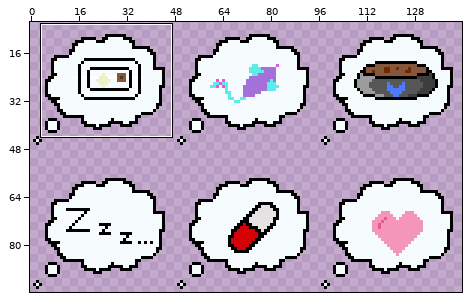
Sprite sheet: assets/KittenStates.png. The first picture is a wide view before the edit; the outline marks the close-up.
Close-up. Old version:
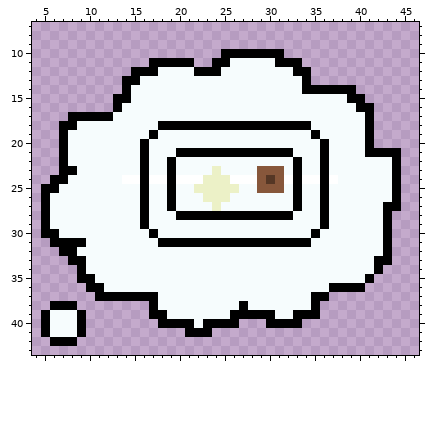
The file is 144x96 pixels. Shown: x 4..46, y 7..43. The wide view leaves out empty margins.
Once edited:
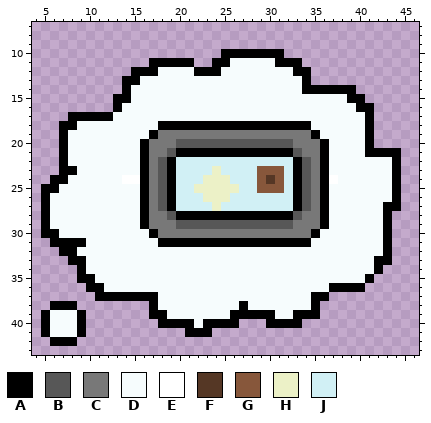
Palette (. is transparent): A #000000  B #575757  C #787878  D #f6fcfd  E #ffffff  F #553725  G #87573b  H #ecf1c7  J #d1f0f5
The author wrote: I can haz litterz ?
Change:
{"y":19,"x":18,"old":"DDDDDDDDDDDDDDDDD","new":"CCCCCCCCCCCCCCCCC"}
{"y":20,"x":17,"old":"DDDDDDDDDDDDDDDDDDD","new":"CCCBBBBBBBBBBBBBCCC"}
{"y":21,"x":17,"old":"DDD","new":"CCB"}
{"y":21,"x":33,"old":"DDD","new":"BCC"}
{"y":22,"x":17,"old":"DD","new":"CB"}
{"y":22,"x":20,"old":"DDDDDDDDDDDDD","new":"JJJJJJJJJJJJJ"}
{"y":22,"x":34,"old":"DD","new":"BC"}
{"y":23,"x":17,"old":"DD","new":"CB"}
{"y":23,"x":20,"old":"DDDD","new":"JJJJ"}
{"y":23,"x":25,"old":"DDDD","new":"JJJJ"}
{"y":23,"x":32,"old":"D","new":"J"}
{"y":23,"x":34,"old":"DD","new":"BC"}
{"y":24,"x":17,"old":"EE","new":"CB"}
{"y":24,"x":20,"old":"EEE","new":"JJJ"}
{"y":24,"x":26,"old":"EEE","new":"JJJ"}
{"y":24,"x":32,"old":"E","new":"J"}
{"y":24,"x":34,"old":"EE","new":"BC"}
{"y":25,"x":17,"old":"DD","new":"CB"}
{"y":25,"x":20,"old":"DD","new":"JJ"}
{"y":25,"x":27,"old":"DD","new":"JJ"}
{"y":25,"x":32,"old":"D","new":"J"}
{"y":25,"x":34,"old":"DD","new":"BC"}
{"y":26,"x":17,"old":"DD","new":"CB"}
{"y":26,"x":20,"old":"DDD","new":"JJJ"}
{"y":26,"x":26,"old":"DDDDDDD","new":"JJJJJJJ"}
{"y":26,"x":34,"old":"DD","new":"BC"}
{"y":27,"x":17,"old":"DD","new":"CB"}
{"y":27,"x":20,"old":"DDDD","new":"JJJJ"}
{"y":27,"x":25,"old":"DDDDDDDD","new":"JJJJJJJJ"}
{"y":27,"x":34,"old":"DD","new":"BC"}
{"y":28,"x":17,"old":"DDD","new":"CCB"}
{"y":28,"x":33,"old":"DDD","new":"BCC"}
{"y":29,"x":17,"old":"DDDDDDDDDDDDDDDDDDD","new":"CCCBBBBBBBBBBBBBCCC"}
{"y":30,"x":18,"old":"DDDDDDDDDDDDDDDDD","new":"CCCCCCCCCCCCCCCCC"}
{"label":"changed","picture_box":[149,130,320,238]}
